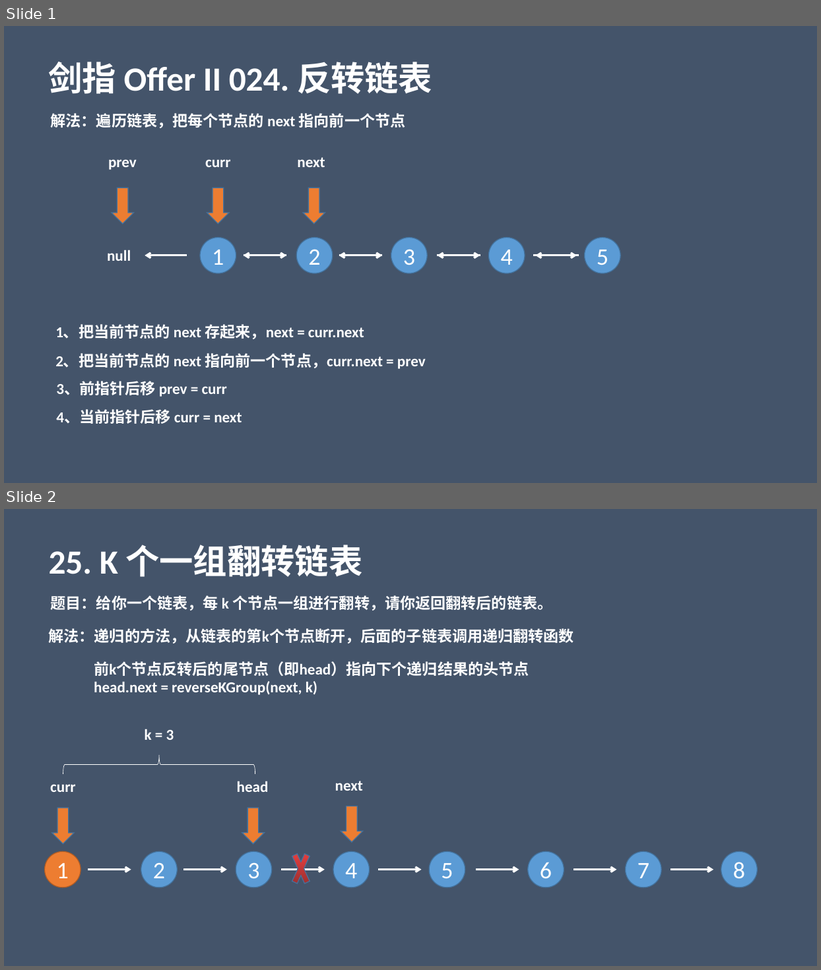
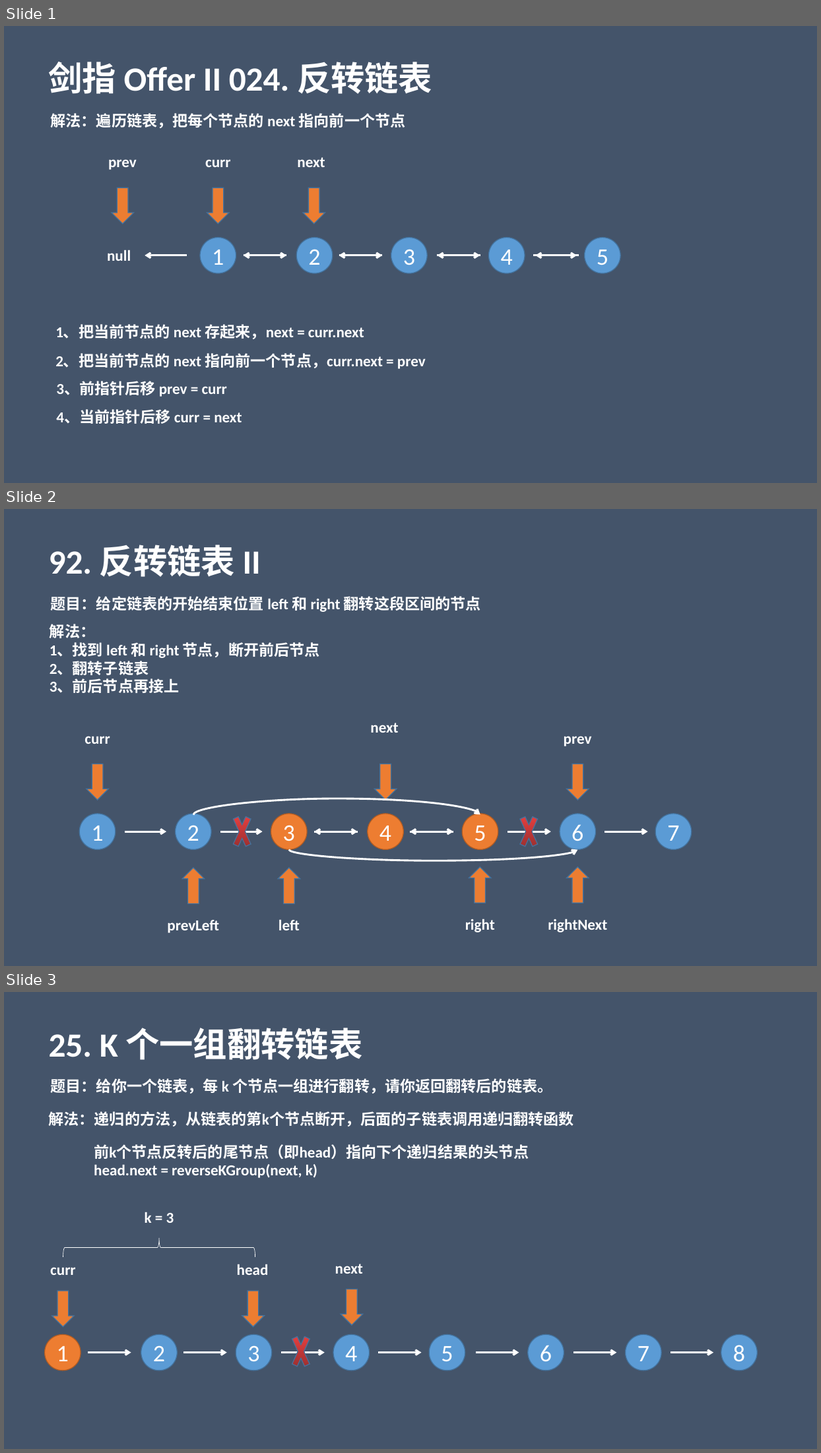
Before and after one commit to liangle/liangle-frontend-studybook, a slide deck: 小白学算法系列.pptx. Shown one above the other, each under a label of ours: slides 1 and 2 before the commit, slides 1, 2 and 3 after it. The pictures are 821x970 and 821x1453 pixels, drawn with LibreOffice and Linux fonts; fonts in the diff are those of the drawing. Boxes give left, top, right and bottom in pixels: in the first picture for what was removed or moved away, otherwise in the second. Text is boxed around its words. In the diff, an @@ line names an element or a change of style, - is before the commit and + after.

Commit message:
feat:增加反转链表 II、删除链表的倒数第 N 个结点

```diff
--- a/小白学算法系列.pptx
+++ b/小白学算法系列.pptx
@@ slide 2 added at (4, 509, 817, 966), background #44546A @@
@@ text added at (49, 545, 261, 577), 40 pt, text #FFFFFF, bold @@
+92. 反转链表 II
@@ text added at (51, 596, 481, 612), 18 pt, text #FFFFFF, bold @@
+题目：给定链表的开始结束位置 left 和 right 翻转这段区间的节点
@@ text added at (50, 624, 320, 693), 18 pt, text #FFFFFF, bold @@
+解法：
+1、找到 left 和 right 节点，断开前后节点
+2、翻转子链表
+3、前后节点再接上
@@ text added at (370, 723, 398, 733), 18 pt, text #FFFFFF, bold @@
+next
@@ text added at (85, 736, 110, 744), 18 pt, text #FFFFFF, bold @@
+curr
@@ text added at (564, 736, 592, 747), 18 pt, text #FFFFFF, bold @@
+prev
@@ down arrow added at (86, 764, 108, 800), fill #ED7D31, outline #43739E 1 pt @@
@@ down arrow added at (375, 764, 397, 800), fill #ED7D31, outline #43739E 1 pt @@
@@ down arrow added at (567, 764, 589, 800), fill #ED7D31, outline #43739E 1 pt @@
@@ curved arrow added from (193, 815) to (481, 815), #FFFFFF 2.25 pt @@
@@ cross added at (230, 805, 254, 859), fill gradient #FE4444 to #832B2B, outline #43739E 1 pt @@
@@ cross added at (517, 805, 541, 859), fill gradient #FE4444 to #832B2B, outline #43739E 1 pt @@
@@ ellipse added at (80, 814, 116, 850), fill #5B9BD5, outline #43739E 1 pt, 28 pt, text #FFFFFF @@
+1
@@ ellipse added at (176, 814, 211, 850), fill #5B9BD5, outline #43739E 1 pt, 28 pt, text #FFFFFF @@
+2
@@ ellipse added at (271, 814, 307, 850), fill #ED7D31, outline #AF5C24 1 pt, 28 pt, text #FFFFFF @@
+3
@@ ellipse added at (368, 814, 403, 850), fill #ED7D31, outline #AF5C24 1 pt, 28 pt, text #FFFFFF @@
+4
@@ ellipse added at (462, 814, 498, 850), fill #ED7D31, outline #AF5C24 1 pt, 28 pt, text #FFFFFF @@
+5
@@ ellipse added at (560, 814, 596, 850), fill #5B9BD5, outline #43739E 1 pt, 28 pt, text #FFFFFF @@
+6
@@ ellipse added at (655, 814, 692, 850), fill #5B9BD5, outline #43739E 1 pt, 28 pt, text #FFFFFF @@
+7
@@ arrow added from (125, 832) to (166, 832), #FFFFFF 2.25 pt @@
@@ arrow added from (220, 832) to (263, 832), #FFFFFF 2.25 pt @@
@@ arrow added from (314, 832) to (358, 832), #FFFFFF 2.25 pt @@
@@ arrow added from (358, 832) to (314, 832), #FFFFFF 2.25 pt @@
@@ arrow added from (411, 832) to (453, 832), #FFFFFF 2.25 pt @@
@@ arrow added from (453, 832) to (411, 832), #FFFFFF 2.25 pt @@
@@ arrow added from (508, 832) to (551, 832), #FFFFFF 2.25 pt @@
@@ arrow added from (605, 832) to (648, 832), #FFFFFF 2.25 pt @@
@@ curved arrow added from (289, 850) to (578, 850), #FFFFFF 2.25 pt @@
@@ group added at (167, 868, 300, 933): 2 down arrows, 2 texts @@
+left
+prevLeft
@@ group added at (465, 867, 607, 933): 2 down arrows, 2 texts @@
+rightNext
+right
@@ what was slide 2 is now slide 3 @@
```
Also in this commit, not shown: 4 other files.
